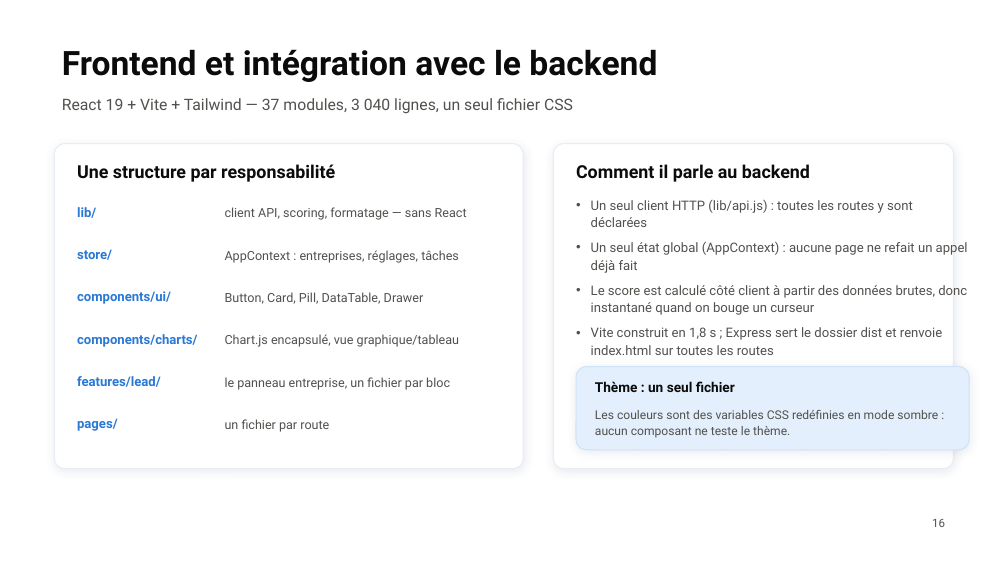
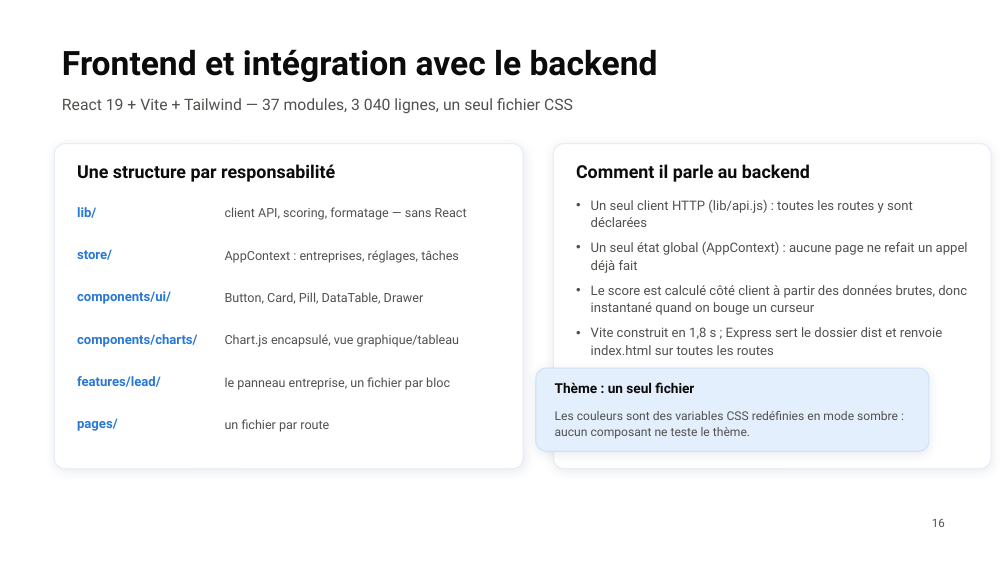
Before and after one commit to slaym-13/Prospect-Suite, a slide deck: slide 16 of presentation/IOADA202_HARMACH_SOULAIMANE_VF.pptx. Drawn at 1008x567 pixels with LibreOffice and Linux fonts; fonts in the diff are those of the drawing; background and template pictures are left out. Boxes give left, top, right and bottom in pixels: in the first picture for what was removed or moved away, otherwise in the second. Text is boxed around its words. In the diff, an @@ line names an element or a change of style, - is before the commit and + after.

```diff
--- a/presentation/IOADA202_HARMACH_SOULAIMANE_VF.pptx
+++ b/presentation/IOADA202_HARMACH_SOULAIMANE_VF.pptx
@@ text "React 19 + Vite + ..." at bbox=[62, 98, 573, 114]: less space between paragraphs @@
@@ rounded rectangle: place and size @@
-rounded rectangle at bbox=[554, 144, 954, 469]
+rounded rectangle at bbox=[554, 144, 991, 469]
@@ text "Un seul client HTTP (lib/api.js) ..." at bbox=[591, 200, 968, 355]: less space between paragraphs @@
@@ 2 texts, 1 rounded rectangle: place and size @@
-2 texts, 1 rounded rectangle at bbox=[576, 367, 969, 450]
+2 texts, 1 rounded rectangle at bbox=[536, 368, 929, 451]
```
Also in this commit, not shown: 20 other slides changed.
